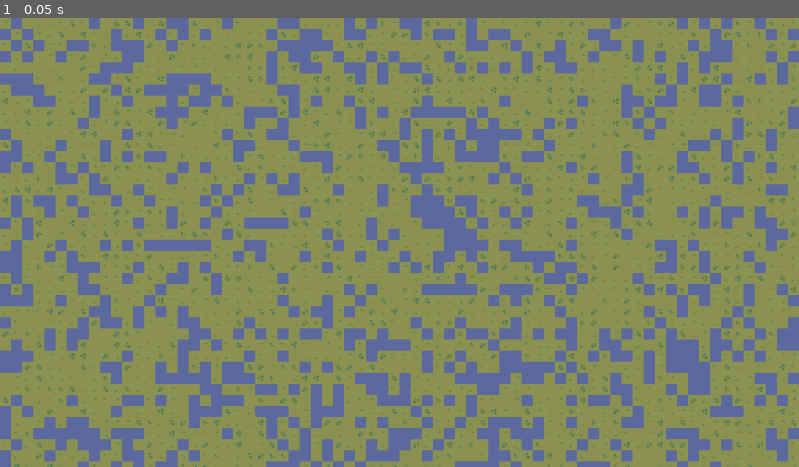
Above: before the commit, frame 1.
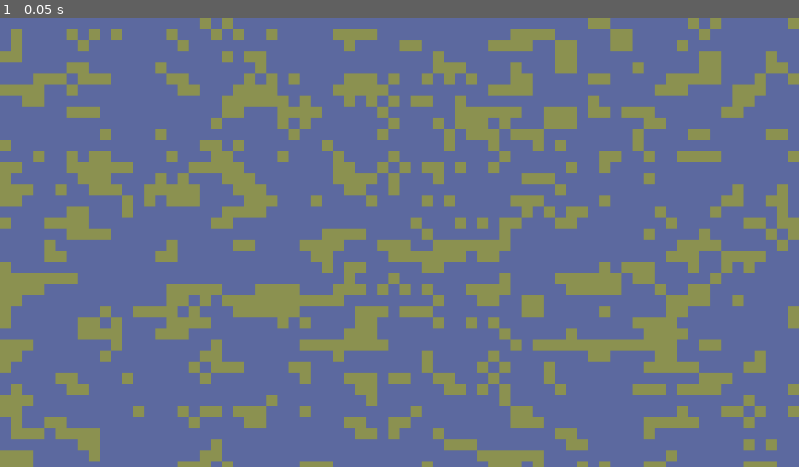
Above: after the commit, the same moment.

Repository: lewis785/ludum-dare-53
Game: Godot game, scene res://scenes/map/map.tscn
The game is run twice, just before and just after one commit, with the same random seed, the same clock (stepped at 60 frames per second) and the same inputs. This scene is started directly instead of the project's main scene.
Inputs:
- Up to frame 1 (0.05 s): no input

The runs differ from the first frame. In frame 1, 63% of the frame differs, in the area x 0-100%, y 0-100%.

Commit message:
Fixed world generation speeds - Added noise function for future world generation - Split up logic for Map Scene

Diff:
--- a/scenes/map/map.tscn
+++ b/scenes/map/map.tscn
@@ -1,6 +1,6 @@
 [gd_scene load_steps=5 format=3 uid="uid://dtidvayd0rwdd"]
 
-[ext_resource type="Script" path="res://scenes/map/terrain_gen.gd" id="1_44ll4"]
+[ext_resource type="Script" path="res://scenes/map/map_initialise.gd" id="1_tc22o"]
 [ext_resource type="Texture2D" uid="uid://ls4yqr6qkp1c" path="res://assets/terrain/forest_.png" id="2_3gk87"]
 
 [sub_resource type="TileSetAtlasSource" id="TileSetAtlasSource_x2fwr"]
@@ -248,6 +248,7 @@
 2:7/0 = 0
 3:7/0 = 0
 4:7/0 = 0
+4:7/0/terrain_set = 0
 6:7/0 = 0
 7:7/0 = 0
 8:7/0 = 0
@@ -281,8 +282,7 @@
 sources/0 = SubResource("TileSetAtlasSource_x2fwr")
 
 [node name="map" type="Node2D"]
-script = ExtResource("1_44ll4")
-height = 100
+script = ExtResource("1_tc22o")
 
 [node name="TileMap" type="TileMap" parent="."]
 tile_set = SubResource("TileSet_q730x")
--- /dev/null
+++ b/scenes/map/map_initialise.gd
@@ -0,0 +1,20 @@
+extends Node
+
+const TG = preload("res://scenes/map/terrain_gen.gd")
+const MP = preload("res://scenes/map/map_populate.gd")
+
+@onready var tilemap := $TileMap
+@export var width := 900
+@export var height := 900
+@export var map_sectors = 9;
+@export var noise_gate := 0.4
+
+# Called when the node enters the scene tree for the first time.
+func _ready():
+	var terrain_gen = TG.new(tilemap, width, height, noise_gate)
+	#var map_populate = MP.new(width, height, map_sectors)
+
+
+# Called every frame. 'delta' is the elapsed time since the previous frame.
+func _process(delta):
+	pass
--- /dev/null
+++ b/scenes/map/map_populate.gd
@@ -0,0 +1,42 @@
+extends Node
+
+@export var map_sectors = 9;
+@export var width = 1200;
+@export var height = 1200;
+
+var sector_width = width / 3
+var sector_height = height / 3
+var town_turret_range = sector_width/10
+
+# Centre sector is spawn
+# Each Sector has a town
+# Each town has 1-3 turrets close but not adjacent
+# Maybe different types of turrets?
+
+func populate_map():
+	for sector_num in map_sectors:
+		fill_sector(sector_num)
+
+func fill_sector(sector_number):
+	var x = (sector_number % 3) * sector_width
+	var y = floor(sector_number / 3) * sector_height
+
+	var town_x = randi_range(x + town_turret_range, (x+sector_width) - town_turret_range)
+	var town_y = randi_range(y + town_turret_range, (y+sector_height) - town_turret_range)
+	print("Spawn Town")
+
+	for n in randi_range(1,3):
+		#Spawn turret within range of town
+		print("Spawn turret")
+
+
+	pass
+
+# Called when the node enters the scene tree for the first time.
+func _ready():
+	pass # Replace with function body.
+
+
+# Called every frame. 'delta' is the elapsed time since the previous frame.
+func _process(delta):
+	pass
--- a/scenes/map/terrain_gen.gd
+++ b/scenes/map/terrain_gen.gd
@@ -1,14 +1,17 @@
 extends Node
 
-@onready var tilemap := $TileMap
-@export var width := 100
-@export var height := 80
-@export var noise_gate := 0.8
+var tilemap
+var width
+var height
+var noise_gate
 
 var noise_map = []
+func _init(local_tilemap, local_width, local_height, local_noise_gate):
+	tilemap = local_tilemap
+	width = local_width
+	height = local_height
+	noise_gate = local_noise_gate
 
-# Called when the node enters the scene tree for the first time.
-func _ready():
 	generate_noise_map()
 	generate_map()
 	fill_map()
@@ -20,10 +23,10 @@
 		noise_map.append([])
 		noise_map[x] = []
 		for y in height:
-			var nx = x/width - 0.5
-			var ny = y/height - 0.5
+			#var nx = x/width - 0.5
+			#var ny = y/height - 0.5
 			noise_map[x].append([])
-			noise_map[x][y] = noise(nx, ny)
+			noise_map[x][y] = noise(x, y)
 
 func noise(nx, ny):
 	return randf()
@@ -31,12 +34,15 @@
 func generate_map():
 	for x in width:
 		for y in height:
-			tilemap.set_cell(0, Vector2i(x,y),1)
+			tilemap.set_cell(0, Vector2i(x,y),0)
+			#tilemap.set_cell(0, Vector2i(x,y),1, Vector2i(4,7))
 
 func fill_map():
 	var terrain_count = tilemap.tile_set.get_terrain_sets_count()
 	for x in width:
+		print("X:", x)
 		for y in height:
+			#print("Y:", y)
 			var list_of_tiles = [Vector2i(x-1,y-1),Vector2i(x,y-1),Vector2i(x+1,y-1)
 								,Vector2i(x-1,y),  Vector2i(x,y),  Vector2i(x+1,y)
 								,Vector2i(x-1,y+1),Vector2i(x,y+1),Vector2i(x+1,y+1)]
@@ -44,8 +50,13 @@
 			# Get random terrain
 			var terrain = cell_terrain(x,y)
 
-			tilemap.set_cells_terrain_connect(0, list_of_tiles, 0, terrain, true)
+			#tilemap.set_cells_terrain_connect(0, list_of_tiles, 0, terrain, true)
 			#tilemap.set_cells_terrain_connect(0, [Vector2i(x,y)], 0, terrain, true) #Why does this not work???
+
+			if terrain == 0:
+				tilemap.set_cell(0, Vector2i(x,y),0, Vector2i(7,6))
+			else:
+				tilemap.set_cell(0, Vector2i(x,y),0, Vector2i(4,7))
 
 func recalculate_map():
 	for n in (width*height):
@@ -56,12 +67,15 @@
 
 
 func cell_terrain(x,y):
-	if randf_range(0,2) > cell_noise(x,y):
+	#if randf_range(0,4) > cell_noise(x,y):
+	var noise = cell_noise(x,y)
+	#print(noise)
+	if noise > noise_gate:
 		return 1
 	return 0
 
 func cell_noise(x,y):
-	var noise = 0
+	var noise = noise_map[x][y]
 	# Check if neighbour cells are water
 	if x > 1:
 		noise += noise_map[x-1][y]
@@ -71,4 +85,5 @@
 		noise += noise_map[x][y-1]
 	if y < height-1:
 		noise += noise_map[x][y+1]
+	noise = noise/4
 	return noise
